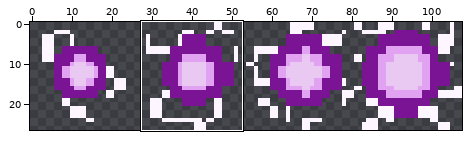
Two versions of one sprite sheet, resources/pics/emp.png. The first picture is a wide view before the edit; the outline marks the close-up.
Close-up. Before the commit:
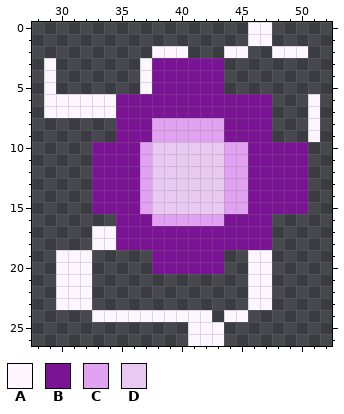
The file is 108x27 pixels. Shown: x 28..52, y 0..26. The commit also changed other parts of the picture, which this record leaves out.
Palette (. is transparent): A #fdf5ff  B #7a1394  C #e1a3f1  D #e9c9f1
Pixels before, first column x 29:
 0 .................AA....
 1 .................AA....
 2 .........AAA...AA..AAA.
 3 A.......ABBBBBB........
 4 A.......ABBBBBB........
 5 A.......ABBBBBB........
 6 AAAAAABBBBBBBBBBBBB...A
 7 AAAAAABBBBBBBBBBBBB...A
 8 ......BBBCCCCCCBBBB...A
 9 ......BBBCCCCCCBBBB...A
10 ....BBBBCDDDDDDCCBBBBB.
11 ....BBBBCDDDDDDCCBBBBB.
12 ....BBBBCDDDDDDCCBBBBB.
13 ....BBBBCDDDDDDCCBBBBB.
14 ....BBBBCDDDDDDCCBBBBB.
15 ....BBBBCDDDDDDCCBBBBB.
16 ......BBBCCCCCCBBBB....
17 ....AABBBBBBBBBBBBB....
18 ....AABBBBBBBBBBBBB....
19 .AAA.....BBBBBB..AA....
20 .AAA.....BBBBBB..AA....
21 .AAA.............AA....
22 .AAA.............AA....
23 .AAA.............AA....
24 ....AAAAAAAAAA.AA......
25 ............AAA........
26 ............AAA........
After:
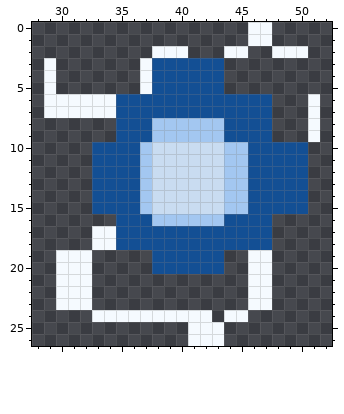
The edit:
{"colour":"A","old":"#fdf5ff","new":"#f5faff"}
{"colour":"B","old":"#7a1394","new":"#134f94"}
{"colour":"C","old":"#e1a3f1","new":"#a3c7f1"}
{"colour":"D","old":"#e9c9f1","new":"#c9dcf1"}
{"label":"changed","picture_box":[44,22,320,346]}
